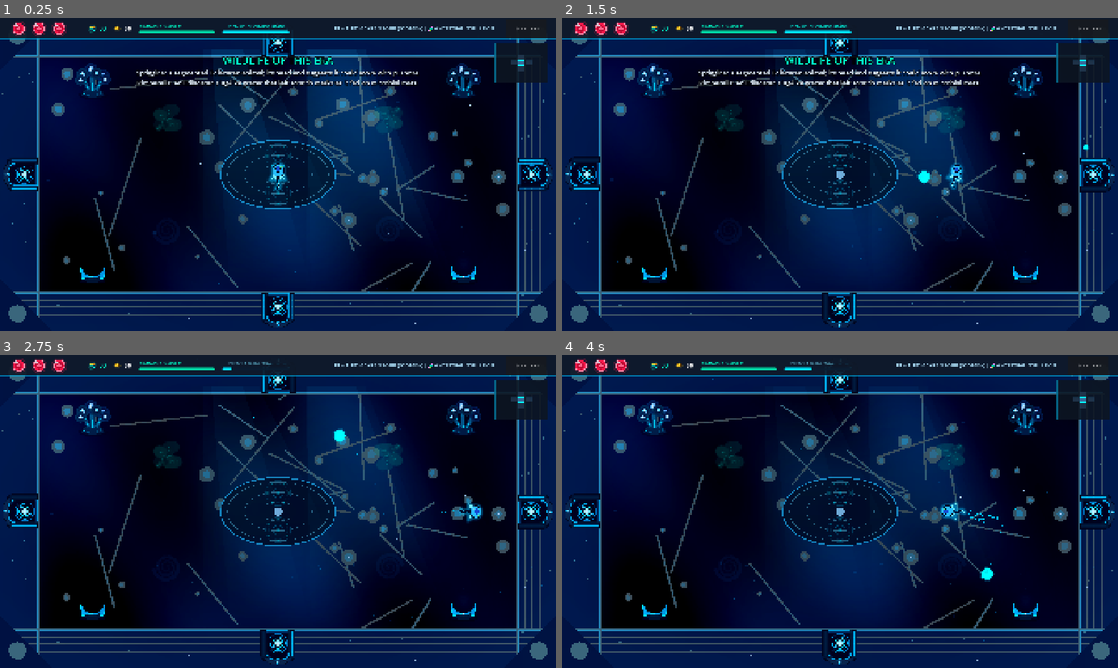
Above: before the commit, frames 1-4 (two rows, left to right).
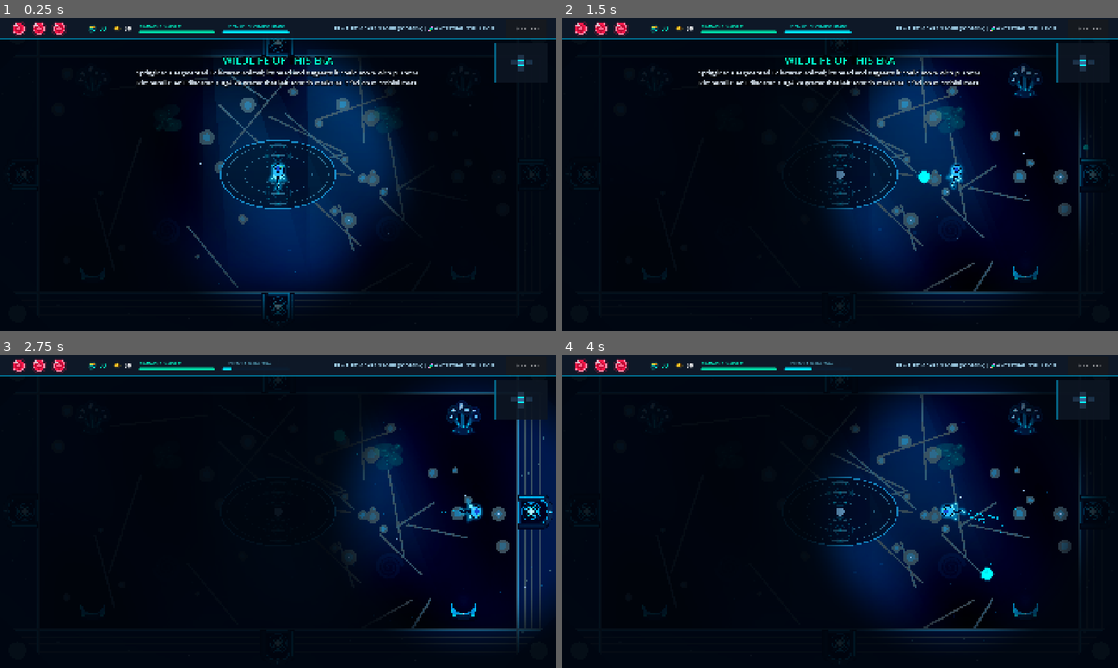
Above: after the commit, the same moments.

Repository: kurosatto/Game
Game: Godot game, scene res://Main.tscn
The game is run twice, just before and just after one commit, with the same random seed, the same clock (stepped at 60 frames per second) and the same inputs.
Inputs (mouse positions are in pixels of both pictures, inside the frame that each line leads up to):
- Up to frame 1 (0.25 s): no input
- Up to frame 2 (1.5 s): tap Enter at 0.5 s; move the mouse to (962, 158) at 0.52 s; hold D (move_right) 0.53-1.25 s; tap Shift (dash) at 0.6 s; click (962, 158) at 0.67 s; tap Space at 0.77, 1.07 s; drag from (728, 190) to (840, 46) at 1.27 s
- Up to frame 3 (2.75 s): move the mouse to (333, 442) at 2.02 s; hold D (move_right) from 2.03 s (still down); tap Q at 2.1 s; click (333, 442) at 2.17 s
- Up to frame 4 (4 s): release D (move_right) at 2.75 s; drag from (812, 574) to (840, 639) at 2.77 s; move the mouse to (1006, 558) at 3.52 s; hold A (move_left) from 3.53 s (still down); tap Shift (dash) at 3.6 s; click (1006, 558) at 3.67 s; tap Space at 3.77 s

The runs differ from the first frame. In frame 1, 39% of the frame differs, in the area x 0-100%, y 6-100%; in frame 2, 45%; in frame 3, 50%; in frame 4, 44%.

Commit message:
Vision range that depends on the lineage's real eyes
Each playable form gets a 1-10 vision rating from the real eyes of its
living group (cell and sea cucumber blind, cephalopods and birds keen,
dragonflies and mantis shrimp best). A full-screen shader darkens the
room outside a circle around the player sized by that rating, and the
evolution cards show it.

Co-Authored-By: Claude Opus 5.5 <noreply@anthropic.com>
Claude-Session: https://claude.ai/code/session_01RPVzyrJgYpyhXAR5zX6xkV

Diff:
--- a/HUD.tscn
+++ b/HUD.tscn
@@ -46,6 +46,7 @@
 shadow_size = 16
 
 [node name="HUD" type="CanvasLayer"]
+layer = 2
 process_mode = 3
 script = ExtResource("1_hud")
 
--- a/Main.gd
+++ b/Main.gd
@@ -319,6 +319,7 @@
 
 func _on_player_creature_changed(c_name: String, _c_clade: String, _c_color: Color):
     hud.set_current_creature(c_name)
+    $VisionFog.set_vision(player.vision)
     hud.update_floor(floor_number)
 
 func get_room_theme_color(room_type: int) -> Color:
--- a/Main.tscn
+++ b/Main.tscn
@@ -1,9 +1,10 @@
-[gd_scene load_steps=6 format=3 uid="uid://c10main"]
+[gd_scene load_steps=7 format=3 uid="uid://c10main"]
 
 [ext_resource type="Script" path="res://Main.gd" id="1_main"]
 [ext_resource type="PackedScene" uid="uid://c3player" path="res://Player.tscn" id="2_player"]
 [ext_resource type="PackedScene" uid="uid://c9hud" path="res://HUD.tscn" id="3_hud"]
 [ext_resource type="Script" path="res://TouchControls.gd" id="4_touch"]
+[ext_resource type="Script" path="res://VisionFog.gd" id="5_fog"]
 
 [sub_resource type="Environment" id="Environment_1"]
 background_mode = 3
@@ -30,6 +31,9 @@
 [node name="Player" parent="." instance=ExtResource("2_player")]
 position = Vector2(960, 540)
 
+[node name="VisionFog" type="CanvasLayer" parent="."]
+script = ExtResource("5_fog")
+
 [node name="HUD" parent="." instance=ExtResource("3_hud")]
 
 [node name="TouchControls" type="CanvasLayer" parent="."]
--- a/Player.gd
+++ b/Player.gd
@@ -41,6 +41,7 @@
 var current_tear_perks: Dictionary = {}
 var current_dash_perks: Dictionary = {}
 var current_passive: String = "none"
+var vision: int = 1 # 1-10, see Lineages.VISION; Main.gd passes it to VisionFog
 
 # Passive timer
 var regen_timer: float = 0.0
@@ -716,6 +717,7 @@
     current_tear_perks = data.tear_perks
     current_dash_perks = data.dash_perks
     current_passive = data.passive
+    vision = lineages.get_vision(data)
 
     speed = data.speed
     damage = data.damage
--- /dev/null
+++ b/VisionFog.gd
@@ -0,0 +1,70 @@
+# VisionFog.gd
+# Darkness around the player whose size follows how well the current form sees
+# (data/Lineages.gd VISION). One full-screen rect with a tiny shader, so it
+# stays cheap on the phone's Compatibility renderer.
+extends CanvasLayer
+
+const SHADER_CODE = """
+shader_type canvas_item;
+uniform vec2 rect_size = vec2(1920.0, 1080.0);
+uniform vec2 center = vec2(960.0, 540.0);
+uniform float radius = 400.0;
+uniform float softness = 300.0;
+uniform float darkness = 0.85;
+uniform vec3 fog_color : source_color = vec3(0.0, 0.02, 0.05);
+
+void fragment() {
+	float d = distance(UV * rect_size, center);
+	float a = smoothstep(radius, radius + softness, d) * darkness;
+	COLOR = vec4(fog_color, a);
+}
+"""
+
+var rect: ColorRect
+var mat: ShaderMaterial
+var player: Node2D
+
+# Current values, eased toward the target after each evolution
+var radius: float = 0.0
+var darkness: float = 0.0
+var target_radius: float = 0.0
+var target_darkness: float = 0.0
+
+func _ready():
+	# Above the world, below the HUD (layer 2), touch controls and transitions
+	layer = 1
+	follow_viewport_enabled = false
+	rect = ColorRect.new()
+	rect.set_anchors_preset(Control.PRESET_FULL_RECT)
+	rect.mouse_filter = Control.MOUSE_FILTER_IGNORE
+	var shader = Shader.new()
+	shader.code = SHADER_CODE
+	mat = ShaderMaterial.new()
+	mat.shader = shader
+	rect.material = mat
+	add_child(rect)
+	set_vision(1, true)
+
+# rating: 1 (blind) to 10 (best eyes alive)
+func set_vision(rating: int, instant: bool = false):
+	var r = clamp(rating, 1, 10)
+	target_radius = 200.0 + r * 110.0      # 310 px for a cell, 1300 px for a dragonfly
+	target_darkness = 0.97 - r * 0.06      # 0.91 for a cell, 0.37 for a dragonfly
+	if instant:
+		radius = target_radius
+		darkness = target_darkness
+
+func _process(delta: float):
+	if player == null or not is_instance_valid(player):
+		player = get_tree().get_first_node_in_group("player")
+		if player == null:
+			return
+	radius = move_toward(radius, target_radius, delta * 400.0)
+	darkness = move_toward(darkness, target_darkness, delta * 0.4)
+	var screen_pos = player.get_global_transform_with_canvas().origin
+	var local_pos = rect.get_global_transform_with_canvas().affine_inverse() * screen_pos
+	mat.set_shader_parameter("rect_size", rect.size)
+	mat.set_shader_parameter("center", local_pos)
+	mat.set_shader_parameter("radius", radius)
+	mat.set_shader_parameter("softness", radius * 0.7)
+	mat.set_shader_parameter("darkness", darkness)
--- a/data/Lineages.gd
+++ b/data/Lineages.gd
@@ -1084,6 +1084,74 @@
         "accessory": "clubs"
     }
 }
+
+# How well each form sees, 1 (light-sensing at best) to 10 (best eyes alive).
+# Drives the darkness around the player (VisionFog.gd): poor eyes mean a small
+# lit circle, sharp eyes light most of the room. Ratings follow the real eyes
+# of the living group, not the extinct stem animals.
+const VISION = {
+    "ancestral_collar_cell": [1, "no eyes, a single cell senses only light and chemicals"],
+    "pikaia_chordate": [2, "a pair of simple light-sensing spots"],
+    "early_echinoderm": [1, "no eyes, light-sensitive skin"],
+    "early_mollusc": [2, "simple cup-shaped eyespots"],
+    "early_arthropod": [5, "early compound eyes, like trilobites"],
+    "jawed_fish": [6, "true camera eyes with lens and retina"],
+    "jawless_fish": [4, "simple camera eyes without eye muscles"],
+    "sea_lily": [1, "no eyes, only light-sensitive tissue"],
+    "free_moving_echinoderm": [2, "light-sensitive tube feet"],
+    "cephalopod": [8, "large camera eyes, evolved separately from ours"],
+    "sea_snail": [3, "small eyes on the tentacle bases"],
+    "bivalve": [2, "a few eyespots along the mantle edge"],
+    "chelicerate": [5, "compound side eyes plus simple middle eyes"],
+    "mandibulate": [6, "compound eyes with many facets"],
+    "lobe_finned_shorewalker": [6, "camera eyes, starting to see through air"],
+    "early_shark": [6, "camera eyes with a reflective tapetum"],
+    "ray_finned_fish": [7, "sharp camera eyes, many see colour well"],
+    "lamprey": [4, "camera eyes without the muscles to focus fast"],
+    "hagfish": [1, "degenerate eyespots under the skin"],
+    "sea_star_line": [3, "a simple eye at the tip of every arm"],
+    "spiny_echinozoan": [2, "the whole body senses light"],
+    "nautilus": [4, "pinhole eyes with no lens"],
+    "coleoid": [9, "huge lens eyes, some of the best in the sea"],
+    "predatory_sea_snail": [3, "small eyes, hunts mostly by smell"],
+    "sea_slug_line": [2, "tiny eyes buried behind the rhinophores"],
+    "scallop": [5, "up to 200 mirror eyes along the mantle"],
+    "burrowing_clam": [1, "no eyes, buried in the sediment"],
+    "horseshoe_crab": [5, "large compound eyes that brighten at night"],
+    "arachnid": [5, "several simple eyes, some very sharp"],
+    "myriapod": [3, "clusters of simple eyes, some are blind"],
+    "pancrustacean": [7, "fast, colour-sensitive compound eyes"],
+    "synapsid": [8, "mammal eyes, sharp and good in dim light"],
+    "lissamphibian": [6, "big eyes tuned to see at dusk"],
+    "sauropsid": [9, "reptile and bird eyes, with four-colour vision"],
+    "shark_line": [7, "eyes that see well in murky, dim water"],
+    "chimaera": [6, "large eyes for the deep sea"],
+    "sturgeon_line": [3, "small eyes, finds food with whisker barbels"],
+    "teleost_line": [7, "sharp eyes, many see ultraviolet"],
+    "sea_star": [3, "an eye at each arm tip that sees blurry shapes"],
+    "brittle_star": [3, "light-sensing cells all over the skeleton"],
+    "sea_urchin": [2, "the whole body acts as one dim eye"],
+    "sea_cucumber": [1, "no eyes"],
+    "squid_line": [9, "the largest eyes of any animal belong to squid"],
+    "octopus_line": [9, "lens eyes that track polarised light"],
+    "scorpion": [4, "up to 12 eyes, but hunts mostly by vibration"],
+    "spider": [6, "eight eyes, jumping spiders see sharp and in colour"],
+    "centipede": [3, "simple eyes, some cave centipedes are blind"],
+    "millipede": [2, "simple eyes or none at all"],
+    "dragonfly_line": [10, "about 30,000 facets covering almost all around"],
+    "beetle": [6, "compound eyes, some see in near darkness"],
+    "mantis_shrimp_line": [10, "12 to 16 kinds of colour receptors and polarised light"],
+}
+
+const VISION_WORDS = ["", "Blind", "Very poor", "Poor", "Dim", "Fair", "Good", "Sharp", "Keen", "Superb", "Superb"]
+
+# Vision rating 1-10 for a form (1 when unknown)
+static func get_vision(data: Dictionary) -> int:
+    return VISION.get(data.get("id", ""), [1, ""])[0]
+
+static func describe_vision(data: Dictionary) -> String:
+    var entry = VISION.get(data.get("id", ""), [1, "unknown"])
+    return "Vision: %s, %s" % [VISION_WORDS[entry[0]], entry[1]]
 
 static func path_key(choices: Array) -> String:
     var parts: Array = []
@@ -1116,6 +1184,7 @@
     lines.append("Speed %d · Damage %.1f · Fire delay %.2fs" % [int(data.speed), data.damage, data.fire_delay])
     if data.max_health_add > 0:
         lines.append("+%d max health" % data.max_health_add)
+    lines.append(describe_vision(data))
     var attacks = {
         "triple": "Triple-shot spread", "5way": "Five-way spread", "7way": "Seven-way spread",
         "needle": "Rapid needles, every third shot is a piercing strike",
--- a/tools/screenshots.gd
+++ b/tools/screenshots.gd
@@ -46,6 +46,13 @@
 	for e in get_nodes_in_group("enemies"):
 		if e.process_mode == Node.PROCESS_MODE_DISABLED:
 			e.queue_free()
+	# Vision fog: starting cell (blind) vs. a dragonfly (best eyes)
+	var fog = main.get_node("VisionFog")
+	fog.set_vision(1, true)
+	await snap("1d_vision_cell")
+	fog.set_vision(10, true)
+	await snap("1e_vision_dragonfly")
+	fog.set_vision(main.player.vision, true)
 	main.hud.flash_hurt()
 	await snap("1b_hurt")
 	main.hud.show_evolution_modal(1, main.player.evolution_choices)
